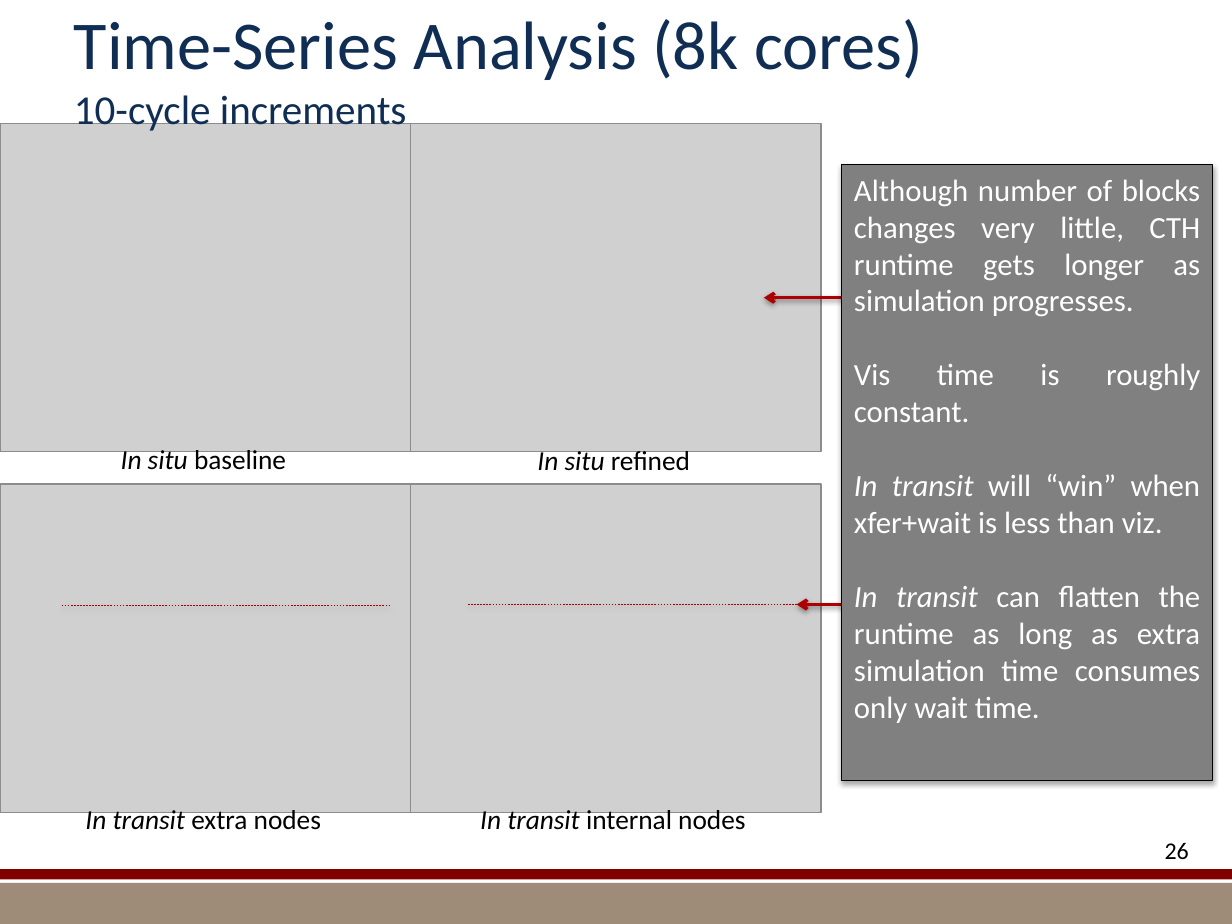
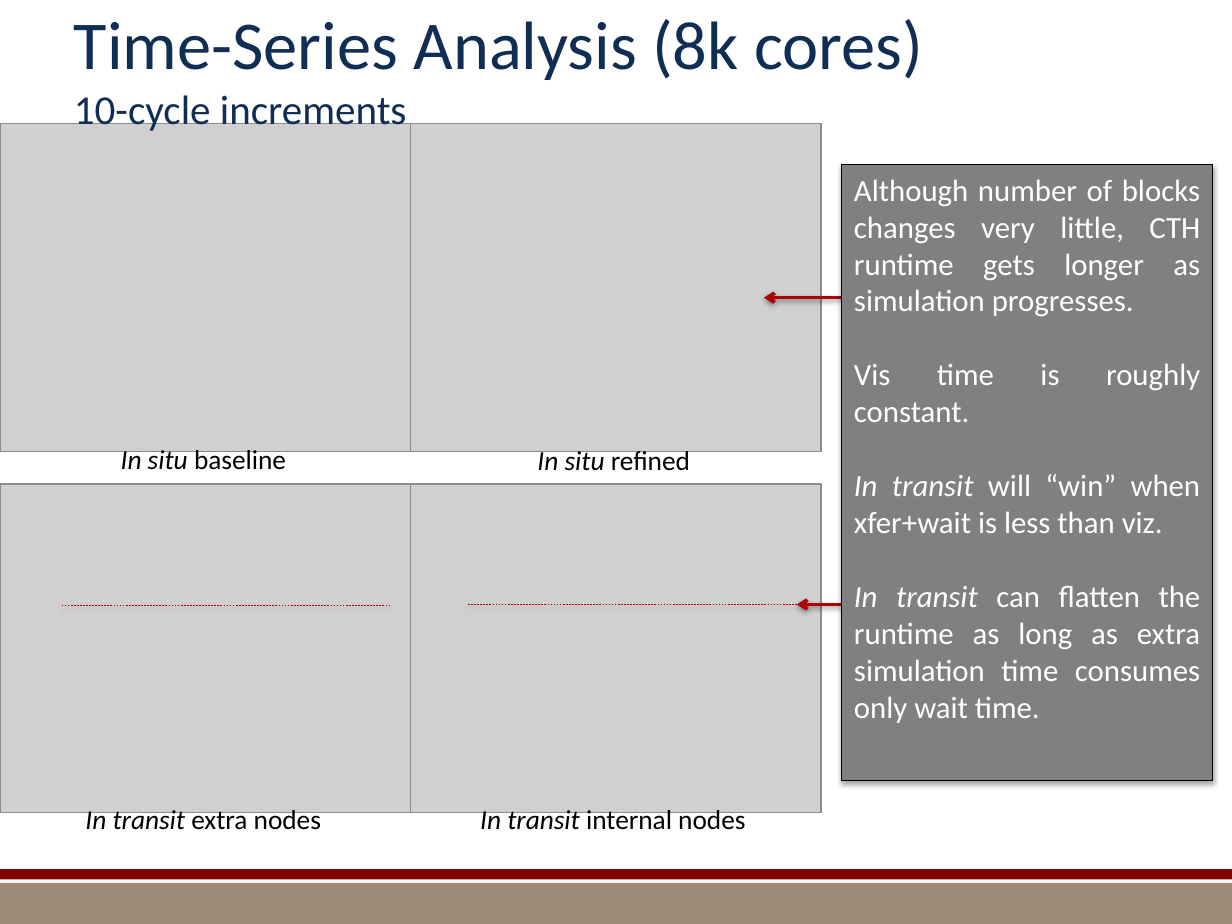
Before and after one commit to kmorel-papers/MilestoneFY13, a slide deck: slide 26 of Summary/SummarySlides.pptx. Drawn at 1232x924 pixels with LibreOffice and Linux fonts; fonts in the diff are those of the drawing; grey boxes stand for pictures; background and template pictures are left out. Boxes give left, top, right and bottom in pixels: in the first picture for what was removed or moved away, otherwise in the second. Text is boxed around its words. In the diff, an @@ line names an element or a change of style, - is before the commit and + after.

```diff
--- a/Summary/SummarySlides.pptx
+++ b/Summary/SummarySlides.pptx
@@ page number removed at [1165,842,1189,859] @@
-26
```
Also in this commit, not shown: 40 other slides changed, 4 other files.
